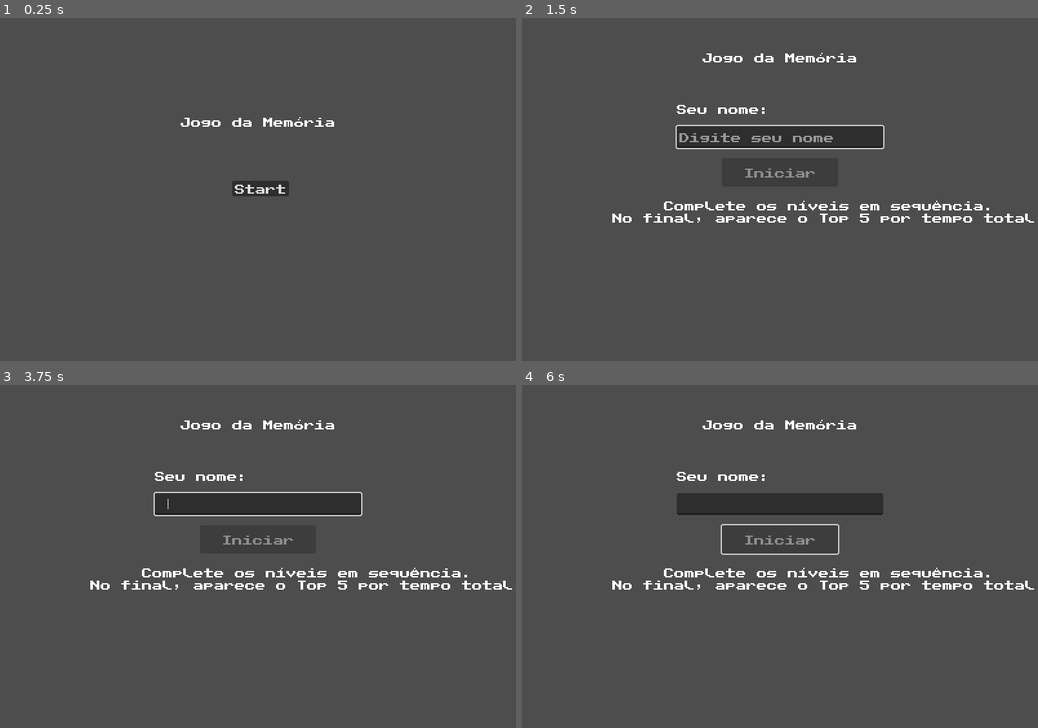
Above: before the commit, frames 1-4 (two rows, left to right).
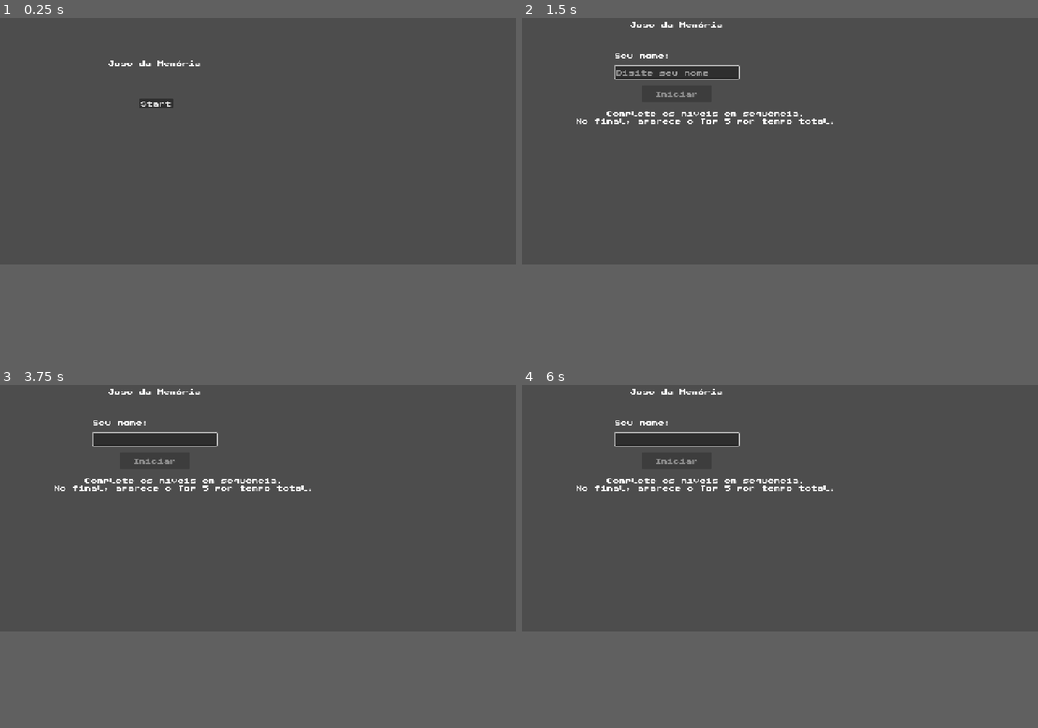
Above: after the commit, the same moments.

Repository: yaraalmeidaz/memory-game
Game: Godot game, scene res://scenes/ui/StartScreen.tscn
The game is run twice, just before and just after one commit, with the same random seed, the same clock (stepped at 60 frames per second) and the same inputs.
Inputs (mouse positions are in pixels of both pictures, inside the frame that each line leads up to):
- Up to frame 1 (0.25 s): no input
- Up to frame 2 (1.5 s): click "Start" at 0.5 s; tap Enter at 1.25 s; move the mouse to (893, 148) at 1.27 s; click (893, 148) at 1.42 s
- Up to frame 3 (3.75 s): tap Space at 2, 3.5 s; move the mouse to (154, 553) at 2.02 s; click (154, 553) at 2.17 s; tap Enter at 2.75 s; move the mouse to (309, 450) at 2.77 s; click (309, 450) at 2.92 s; move the mouse to (232, 611) at 3.52 s; click (232, 611) at 3.67 s
- Up to frame 4 (6 s): tap Enter at 4.25 s; move the mouse to (934, 594) at 4.27 s; click (934, 594) at 4.42 s; tap Space at 5 s; move the mouse to (625, 477) at 5.02 s; click (625, 477) at 5.17 s; move the mouse to (805, 535) at 5.77 s; click (805, 535) at 5.92 s
In our replay, the window is 800x600 before the commit and 800x450 after it. These sizes can differ from the game's own. Grey fills any space a smaller window leaves; there, only what the larger window draws over its background counts as a difference.

The runs differ from the first frame. In frame 1, 1.1% of the frame differs, in the area x 21-65%, y 12-52%; in frame 2, 6.5%; in frame 3, 6.5%, in the area x 10-100%, y 1-60%; in frame 4, 6.4%.

Commit message:
meus ajustes locais

Diff:
--- a/memory-game/project.godot
+++ b/memory-game/project.godot
@@ -20,13 +20,10 @@
 
 [display]
 
-window/size/viewport_width=800
-window/size/viewport_height=600
+window/size/viewport_width=1333
+window/size/viewport_height=749
 window/stretch/mode="canvas_items"
-window/stretch/aspect="keep"
-window/stretch/scale_mode="fractional"
 mouse_cursor/custom_image="res://assets/imagens/pointer_toon_a.svg"
-mouse_cursor/custom_image_hotspot=Vector2(0, 0)
 
 [gui]
 
Binary file added: memory-game/assets/imagens/Blue Pixel Illustration Game Presentation (6).png
Not shown, added: memory-game/assets/imagens/Blue Pixel Illustration Game Presentation (6).png.import
Not shown, added: memory-game/assets/imagens/Personagens/dwightschrute.png.import
Not shown, added: memory-game/assets/imagens/Personagens/eren.png.import
Not shown, added: memory-game/assets/imagens/Personagens/hange.png.import
Not shown, added: memory-game/assets/imagens/Personagens/homemaranha.png.import
Not shown, added: memory-game/assets/imagens/Personagens/iguro.png.import
Not shown, added: memory-game/assets/imagens/Personagens/killua.png.import
Not shown, added: memory-game/assets/imagens/Personagens/kurapika.png.import
Not shown, added: memory-game/assets/imagens/Personagens/mikasa.png.import
Not shown, added: memory-game/assets/imagens/Personagens/nezuco.png.import
Not shown, added: memory-game/assets/imagens/Personagens/rick.png.import
(and 17 more such lines)
